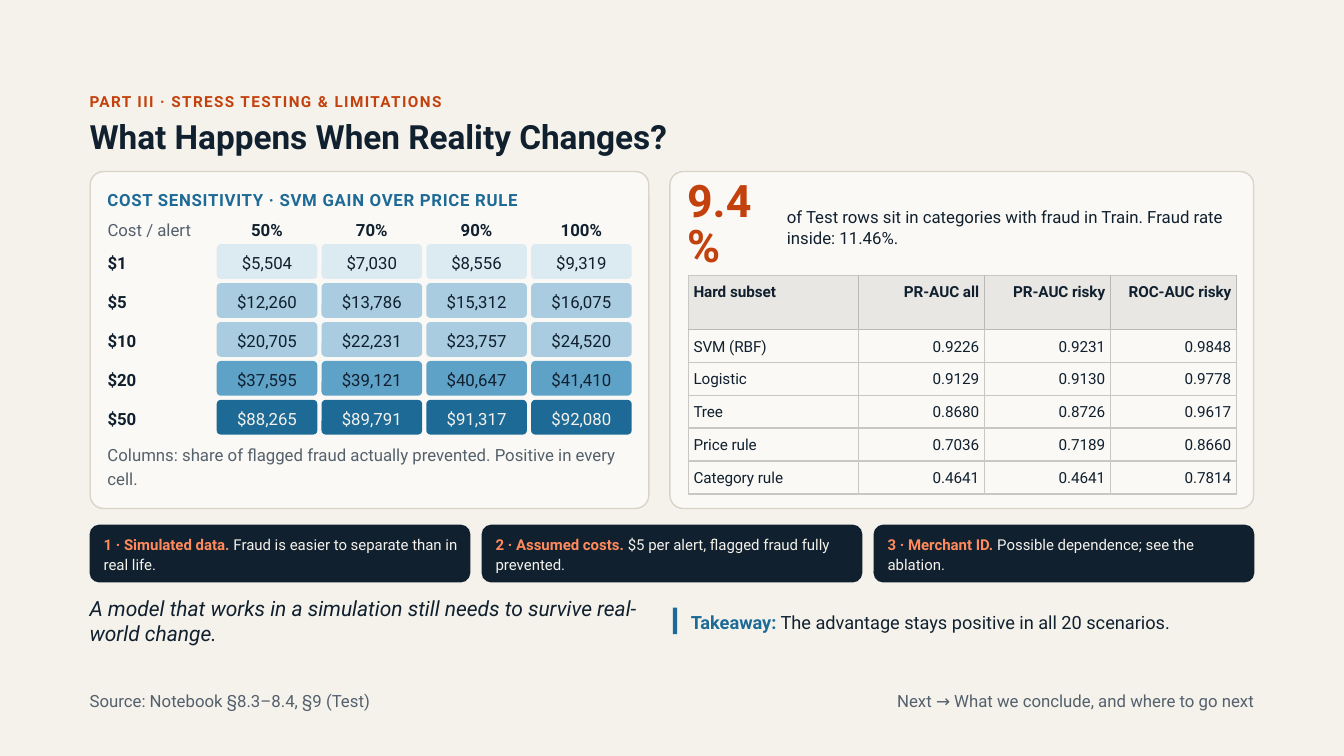
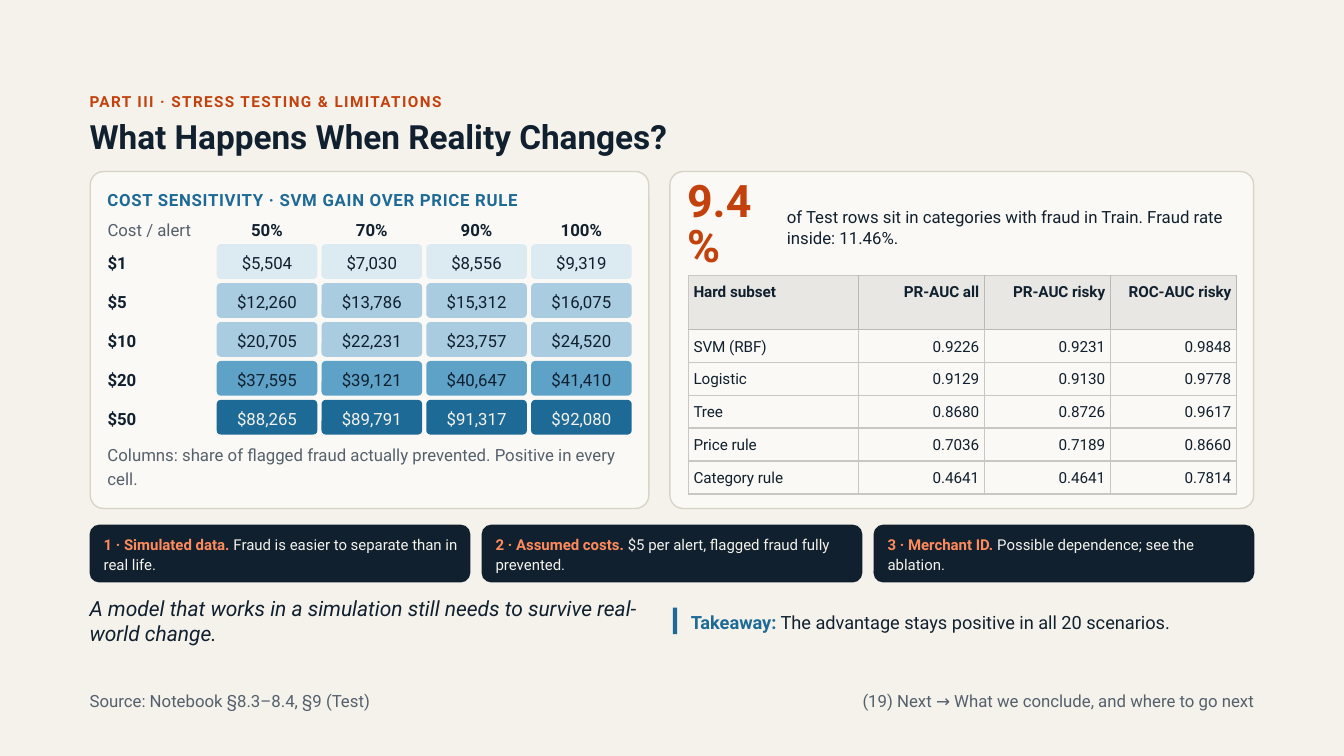
Before and after one commit to DakFu2k6/DS66A_Group_07, a slide deck: slide 19 of Fraud_Detection.pptx. Drawn at 1344x756 pixels with LibreOffice and Linux fonts; fonts in the diff are those of the drawing. Boxes give left, top, right and bottom in pixels: in the first picture for what was removed or moved away, otherwise in the second. Text is boxed around its words. In the diff, an @@ line names an element or a change of style, - is before the commit and + after.

```diff
--- a/Fraud_Detection.pptx
+++ b/Fraud_Detection.pptx
@@ text at (x1=863, y1=694, x2=1254, y2=711): text changed @@
-Next → What we conclude, and where to go next
+(19) Next → What we conclude, and where to go next
```
Also in this commit, not shown: 23 other slides changed, 1 other file.
